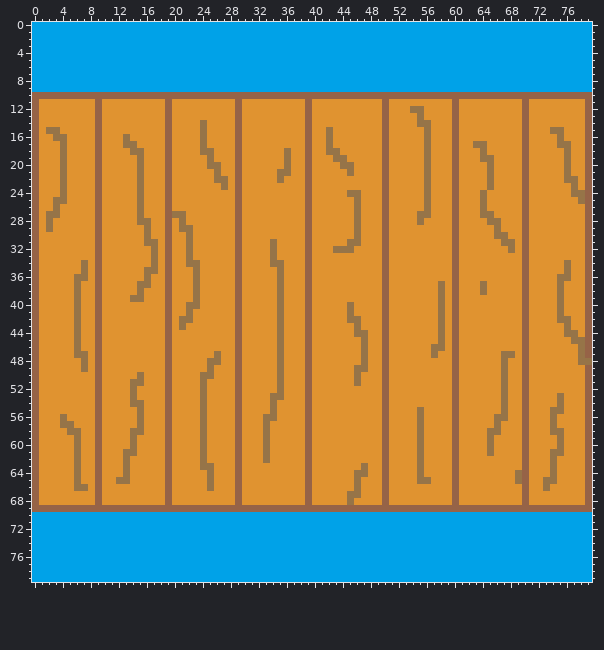
One commit to this sprite sheet: DxLib_TGS2025/Resource/images/wooodroad_beside.png. The picture above was drawn from the file before the commit.
The file is 80x80 pixels.
Now the later version:
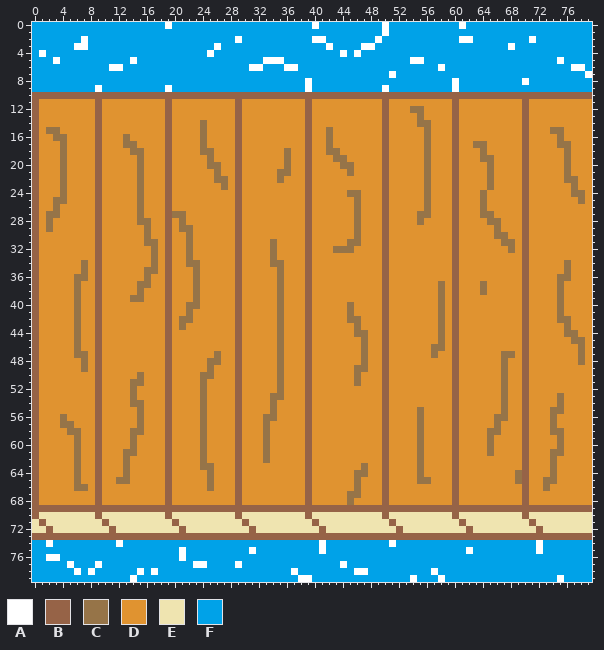
Palette (. is transparent): A #ffffff  B #966347  C #967448  D #e09330  E #efe4b0  F #00a2e8
The edit:
Changed rows in their new state; - is an unchanged pixel.
first column x 0:
 0 -------------------A--------------------A---------A----------A------------------
 1 --------------------------------------------------A-----------------------------
 2 -------A---------------------A----------AA-------A-----------AA--------A--------
 3 ------AA------------------A---------------A----AA-------------------A-----------
 4 -A-----------------------A------------------A-A---------------------------------
 5 ---A----------A------------------AAA------------------AA-------------------A----
 6 -----------AA------------------AA---AA--------------------A------------------AA-
 7 ---------------------------------------------------A---------------------------A
 8 ---------------------------------------A--------------------A---------A---------
 9 ---------A---------A-------------------A----------A---------A-------------------
11 -------------------------------------------------------------------------------D
12 -------------------------------------------------------------------------------D
13 -------------------------------------------------------------------------------D
14 -------------------------------------------------------------------------------D
15 -------------------------------------------------------------------------------D
16 -------------------------------------------------------------------------------D
17 -------------------------------------------------------------------------------D
18 -------------------------------------------------------------------------------D
19 -------------------------------------------------------------------------------D
20 -------------------------------------------------------------------------------D
21 -------------------------------------------------------------------------------D
22 -------------------------------------------------------------------------------D
23 -------------------------------------------------------------------------------D
24 -------------------------------------------------------------------------------D
25 -------------------------------------------------------------------------------D
26 -------------------------------------------------------------------------------D
27 -------------------------------------------------------------------------------D
28 -------------------------------------------------------------------------------D
29 -------------------------------------------------------------------------------D
30 -------------------------------------------------------------------------------D
31 -------------------------------------------------------------------------------D
32 -------------------------------------------------------------------------------D
33 -------------------------------------------------------------------------------D
34 -------------------------------------------------------------------------------D
35 -------------------------------------------------------------------------------D
36 -------------------------------------------------------------------------------D
37 -------------------------------------------------------------------------------D
38 -------------------------------------------------------------------------------D
39 -------------------------------------------------------------------------------D
40 -------------------------------------------------------------------------------D
41 -------------------------------------------------------------------------------D
42 -------------------------------------------------------------------------------D
43 -------------------------------------------------------------------------------D
44 -------------------------------------------------------------------------------D
45 -------------------------------------------------------------------------------D
46 -------------------------------------------------------------------------------D
47 -------------------------------------------------------------------------------D
48 -------------------------------------------------------------------------------D
49 -------------------------------------------------------------------------------D
50 -------------------------------------------------------------------------------D
51 -------------------------------------------------------------------------------D
52 -------------------------------------------------------------------------------D
53 -------------------------------------------------------------------------------D
54 -------------------------------------------------------------------------------D
55 -------------------------------------------------------------------------------D
56 -------------------------------------------------------------------------------D
57 -------------------------------------------------------------------------------D
58 -------------------------------------------------------------------------------D
59 -------------------------------------------------------------------------------D
60 -------------------------------------------------------------------------------D
61 -------------------------------------------------------------------------------D
62 -------------------------------------------------------------------------------D
63 -------------------------------------------------------------------------------D
64 -------------------------------------------------------------------------------D
65 -------------------------------------------------------------------------------D
66 -------------------------------------------------------------------------------D
67 -------------------------------------------------------------------------------D
68 -------------------------------------------------------------------------------D
70 BEEEEEEEEBEEEEEEEEEBEEEEEEEEEBEEEEEEEEEBEEEEEEEEEEBEEEEEEEEEBEEEEEEEEEBEEEEEEEEE
71 EBEEEEEEEEBEEEEEEEEEBEEEEEEEEEBEEEEEEEEEBEEEEEEEEEEBEEEEEEEEEBEEEEEEEEEBEEEEEEEE
72 EEBEEEEEEEEBEEEEEEEEEBEEEEEEEEEBEEEEEEEEEBEEEEEEEEEEBEEEEEEEEEBEEEEEEEEEBEEEEEEE
73 BBBBBBBBBBBBBBBBBBBBBBBBBBBBBBBBBBBBBBBBBBBBBBBBBBBBBBBBBBBBBBBBBBBBBBBBBBBBBBBB
74 --A---------A----------------------------A---------A--------------------A-------
75 ---------------------A---------A---------A--------------------A---------A-------
76 --AA-----------------A----------------------------------------------------------
77 -----A---A-------------AA----A--------------A-----------------------------------
78 ------A-A------A-A-------------------A--------AA---------A----------------------
79 --------------A-----------------------AA--------------A---A----------------A----
Changed places in both pictures, as pixel boxes (x1, y1, x2, y2):
changed: (32, 22, 592, 582)
